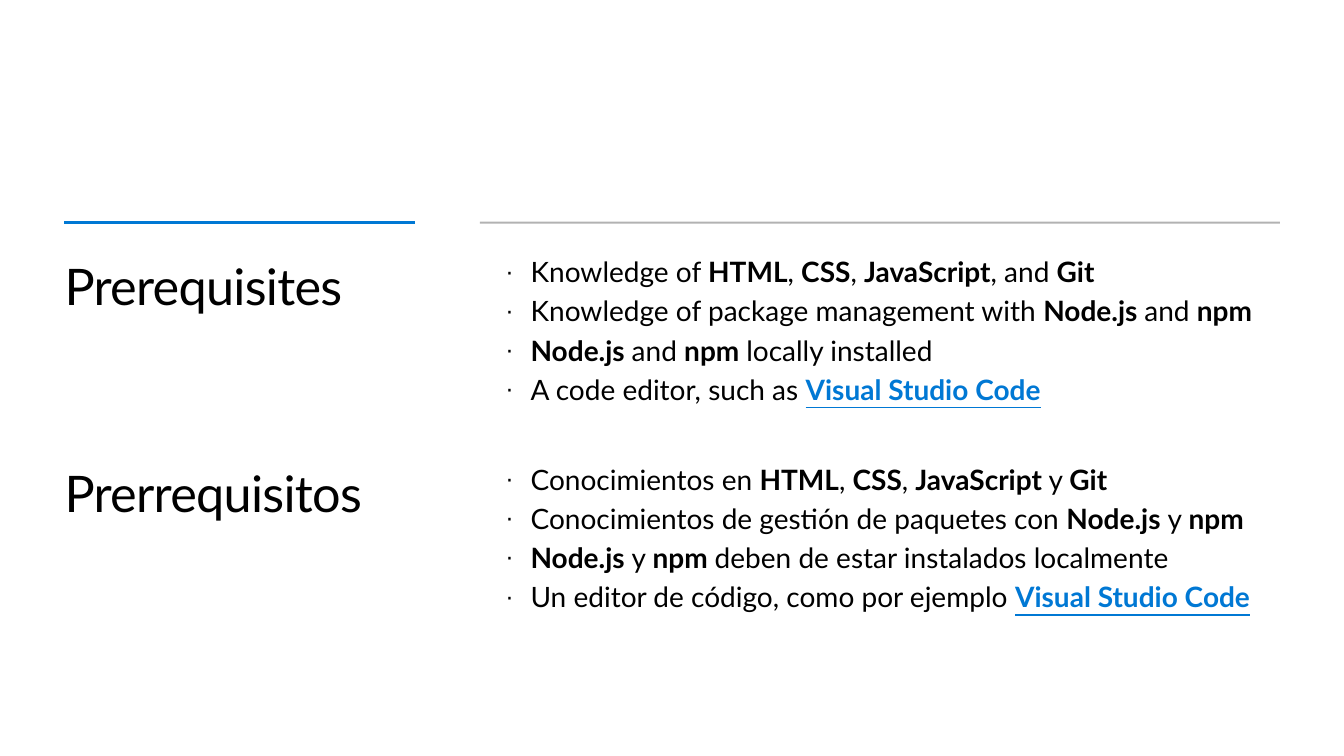
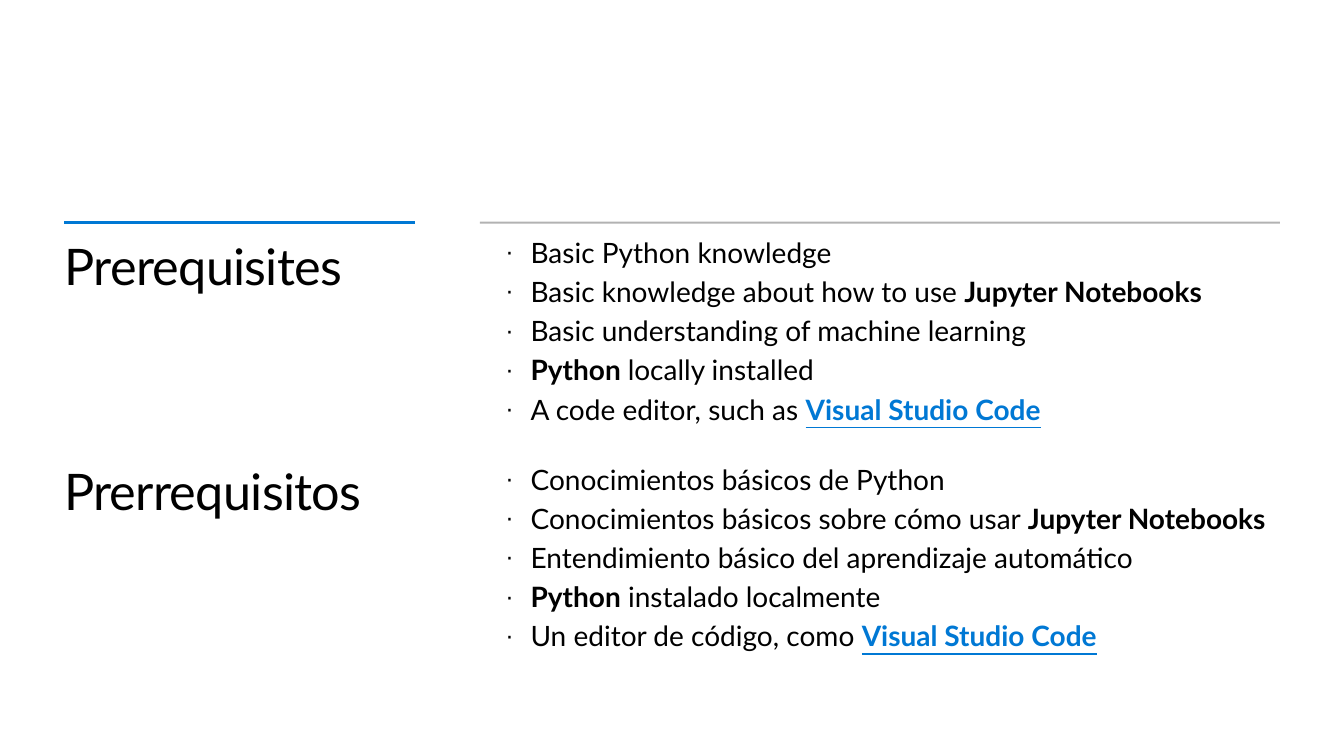
Before and after one commit to Gilberto-Guzman-Student-Ambassadors/Introduction_to_Computer_Vision_with_TensorFlow, a slide deck: slide 3 of presentation/slides.pptx. Drawn at 1344x756 pixels with LibreOffice and Linux fonts; fonts in the diff are those of the drawing; background and template pictures are left out. Boxes give left, top, right and bottom in pixels: in the first picture for what was removed or moved away, otherwise in the second. Text is boxed around its words. In the diff, an @@ line names an element or a change of style, - is before the commit and + after.

```diff
--- a/presentation/slides.pptx
+++ b/presentation/slides.pptx
@@ title "Prerequisites": place and size @@
-title "Prerequisites" at [65,268,343,313]
+title "Prerequisites" at [65,248,343,294]
@@ text "Basic Python knowledge": place and size @@
-text "Basic Python knowledge" at [531,261,1252,404]
+text "Basic Python knowledge" at [531,242,1202,424]
@@ text at [531,242,1202,385]: text changed @@
-  · Knowledge of HTML, CSS, JavaScript, and Git
-  · Knowledge of package management with Node.js and npm
-  · Node.js and npm locally installed
+  · Basic Python knowledge
+  · Basic knowledge about how to use Jupyter Notebooks
+  · Basic understanding of machine learning
+  · Python locally installed
@@ text at [531,469,1266,651]: text changed @@
-  · Conocimientos en HTML, CSS, JavaScript y Git
-  · Conocimientos de gestión de paquetes con Node.js y npm
-  · Node.js y npm deben de estar instalados localmente
-  · Un editor de código, como por ejemplo Visual Studio Code
+  · Conocimientos básicos de Python
+  · Conocimientos básicos sobre cómo usar Jupyter Notebooks
+  · Entendimiento básico del aprendizaje automático
+  · Python instalado localmente
+  · Un editor de código, como Visual Studio Code
```
Also in this commit, not shown: 2 other slides changed, 12 slides added, 8 slides removed, 1 other file.
